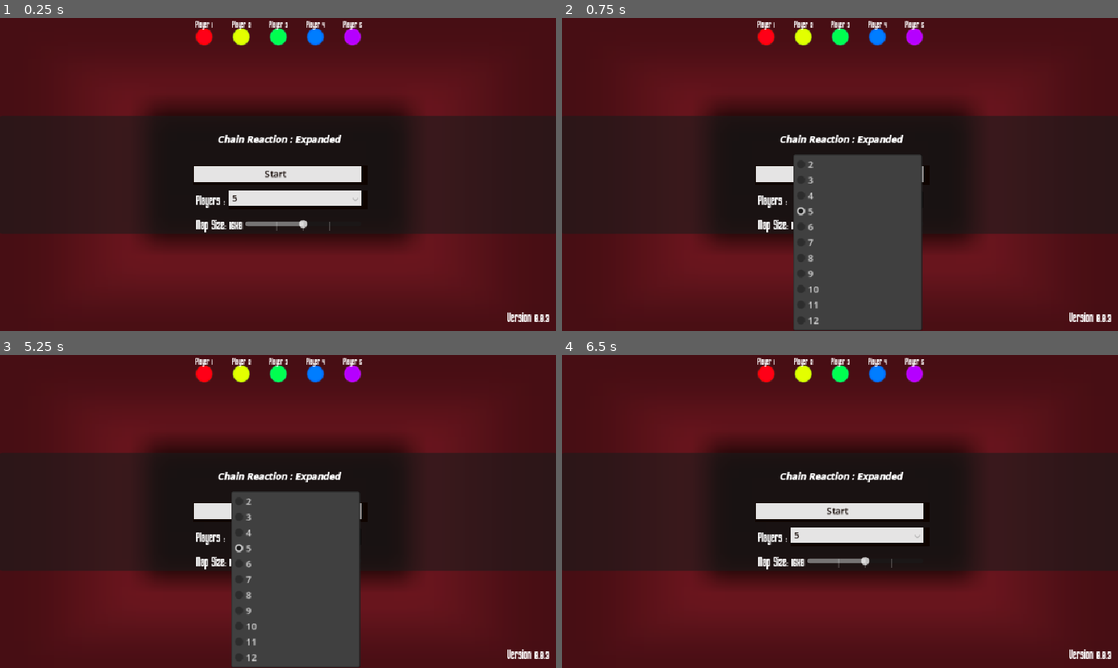
Above: before the commit, frames 1-4 (two rows, left to right).
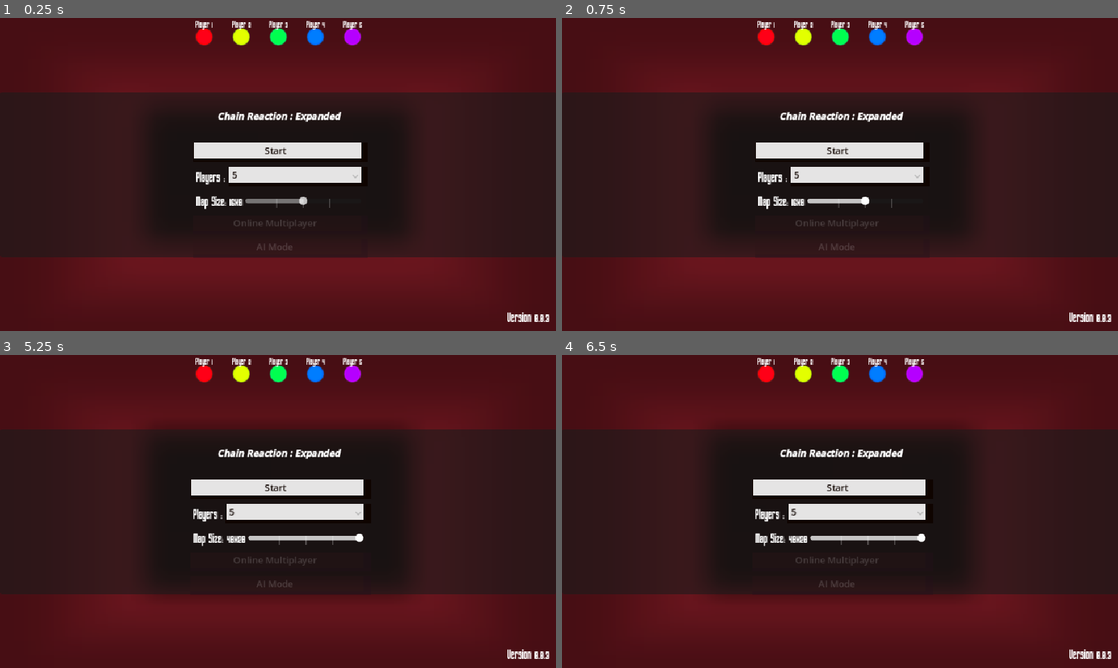
Above: after the commit, the same moments.

Repository: Meansofa/GodotPresets
Game: Godot game, scene res://main.tscn
Same seed, same stepped clock (60 frames per second), same inputs: the game is played once before the commit and once after it. The engine's default icon, where the game draws it, is replaced by a stand-in: a white triangle on a blue panel in a dark square. Sound files missing from this copy of the repository are replaced by a short silence.
Inputs (mouse positions are in pixels of both pictures, inside the frame that each line leads up to):
- Up to frame 1 (0.25 s): no input
- Up to frame 2 (0.75 s): click (867, 199) at 0.5 s
- Up to frame 3 (5.25 s): click (305, 552) at 1.27 s; click (305, 570) at 2.02 s; click (405, 536) at 2.77 s; click (389, 536) at 3.52 s; click (372, 536) at 4.27 s; click (355, 536) at 5.02 s
- Up to frame 4 (6.5 s): click (706, 436) at 5.77 s

The runs differ from the first frame. In frame 1, 17% of the frame differs, in the area x 0-100%, y 23-77%; in frame 2, 27%; in frame 3, 28%, in the area x 0-100%, y 23-100%; in frame 4, 19%.

Commit message:
Added gamemodes(that aren't implemented yet), added UI help for players

Diff:
--- a/Scenes/cell_spawner.tscn
+++ b/Scenes/cell_spawner.tscn
@@ -43,6 +43,9 @@
 	PlayerData.connect(\"player_change\", _is_current_player_spawner_owner)
 
 func _on_pressed() -> void:
+	if PlayerData.simulation_playing: #check if there are still cells moving/popping meaning the player can't press anything yet not until it's finished
+		return
+
 	if spawner_owner == -1: #if no owner of this spawner,
 		if PlayerData.is_player_still_inGame(PlayerData.current_player): #check if the current player is in the game
 			spawner_owner = PlayerData.current_player #assign the current player as the owner
--- a/Scripts/Global Scripts/player_data.gd
+++ b/Scripts/Global Scripts/player_data.gd
@@ -21,6 +21,7 @@
 signal player_change #emit signal everytime the current player has changed
 signal game_finished #when there is a winner
 signal player_count_changed #emitted when the amount of players when choosing how many players to play changes
+
 
 func _ready() -> void:
 	print(self.name, "> Instantiated")
--- a/Themes/OuterWilds.tres
+++ b/Themes/MainMenu.tres
@@ -1,6 +1,16 @@
-[gd_resource type="Theme" load_steps=3 format=3 uid="uid://ccjkt4x566cc"]
+[gd_resource type="Theme" load_steps=4 format=3 uid="uid://ccjkt4x566cc"]
 
 [ext_resource type="FontFile" uid="uid://bqmr8sd7u3rea" path="res://Themes/ATOMIC__.TTF" id="1_ts4dj"]
+
+[sub_resource type="StyleBoxFlat" id="StyleBoxFlat_i5fhn"]
+bg_color = Color(0.172549, 0.0823529, 0.0901961, 1)
+border_width_right = 12
+border_width_bottom = 6
+border_color = Color(0.14, 0.0504, 0.0966934, 1)
+expand_margin_left = 5.0
+expand_margin_top = 2.0
+expand_margin_right = 12.0
+expand_margin_bottom = 2.0
 
 [sub_resource type="StyleBoxFlat" id="StyleBoxFlat_4txw1"]
 bg_color = Color(0.898039, 0.894118, 0.894118, 1)
@@ -16,7 +26,11 @@
 
 [resource]
 Button/colors/font_color = Color(0.0588235, 0.0156863, 0, 1)
+Button/colors/font_disabled_color = Color(1, 1, 1, 0.501961)
+Button/fonts/font = null
+Button/styles/disabled = SubResource("StyleBoxFlat_i5fhn")
 Button/styles/normal = SubResource("StyleBoxFlat_4txw1")
+PanelContainer/styles/panel = null
 RichTextLabel/font_sizes/bold_italics_font_size = 16
 RichTextLabel/font_sizes/normal_font_size = 24
 RichTextLabel/fonts/bold_italics_font = null
--- a/main.tscn
+++ b/main.tscn
@@ -1,10 +1,10 @@
-[gd_scene load_steps=36 format=4 uid="uid://cunlaacoggqyv"]
+[gd_scene load_steps=37 format=4 uid="uid://cunlaacoggqyv"]
 
 [ext_resource type="Script" uid="uid://cow608qcxtkcm" path="res://main.gd" id="1_pihtv"]
 [ext_resource type="Script" uid="uid://1ocx2kqcmuqm" path="res://Scripts/zoom_camera.gd" id="2_i3drp"]
 [ext_resource type="PackedScene" uid="uid://diimhw6lk5yth" path="res://Scenes/cell_spawner.tscn" id="3_4xfu3"]
 [ext_resource type="Script" uid="uid://bxahqirdiwl02" path="res://Scripts/Map.gd" id="4_0b7oy"]
-[ext_resource type="Theme" uid="uid://ccjkt4x566cc" path="res://Themes/OuterWilds.tres" id="5_vutah"]
+[ext_resource type="Theme" uid="uid://ccjkt4x566cc" path="res://Themes/MainMenu.tres" id="5_vutah"]
 [ext_resource type="PackedScene" uid="uid://cs86oyinomu1d" path="res://Scenes/player_1.tscn" id="6_5gkat"]
 [ext_resource type="Texture2D" uid="uid://dnm43a2vcl30d" path="res://Assets/Icons/restart_icon.png" id="7_v0cpn"]
 [ext_resource type="AudioStream" uid="uid://cntads1w7sujf" path="res://Assets/SFX/button_click.wav" id="10_4c57u"]
@@ -193,7 +193,7 @@
 extends Control
 
 func _input(event: InputEvent) -> void:
-	if Input.is_action_just_pressed(\"Escape\"):
+	if Input.is_action_just_pressed(\"Escape\") and !%MainMenu.visible:
 		_toggle_menu()
 
 func _ready() -> void:
@@ -205,6 +205,7 @@
 func _toggle_menu():
 	#%MainMenu.visible = !%MainMenu.visible
 	#%UI.visible = !%UI.visible
+	%In_Game_UI.visible = false
 	%WinnerPanel.visible = false
 	GameState.emit_signal(\"restart\")
 "
@@ -220,12 +221,16 @@
 func _on_pressed() -> void:
 	_hide_title_screen()
 	_hide_UI()
+	_show_in_game_ui()
 
 func _hide_title_screen():
 	%MainMenu.visible = false
 
 func _hide_UI():
 	%UI.visible = false
+
+func _show_in_game_ui():
+	%In_Game_UI.visible = true
 "
 
 [sub_resource type="GDScript" id="GDScript_jhgu0"]
@@ -308,6 +313,17 @@
 func _show_winner_panel(player : String):
 	text = \"[center][b][i]\" + player + \" Won!\"
 	get_parent().visible = true
+"
+
+[sub_resource type="GDScript" id="GDScript_4c57u"]
+resource_name = "Player_Turn"
+script/source = "extends RichTextLabel
+
+func _ready() -> void:
+	PlayerData.connect(\"player_change\", change_player)
+
+func change_player():
+	text = \"[center]Player \" + str(PlayerData.current_player + 1) + \"'s Turn\"
 "
 
 [sub_resource type="Shader" id="Shader_v2yx8"]
@@ -579,7 +595,6 @@
 offset_bottom = 540.0
 mouse_filter = 2
 script = SubResource("GDScript_0obg5")
-metadata/_edit_lock_ = true
 
 [node name="PanelContainer" type="PanelContainer" parent="UI Canvas/Main_Control/MainMenu"]
 layout_mode = 1
@@ -597,11 +612,11 @@
 layout_mode = 2
 ratio = 0.5
 
-[node name="VBoxContainer" type="VBoxContainer" parent="UI Canvas/Main_Control/MainMenu/PanelContainer/CenterContainer"]
+[node name="Components" type="VBoxContainer" parent="UI Canvas/Main_Control/MainMenu/PanelContainer/CenterContainer"]
 layout_mode = 2
 theme_override_constants/separation = 12
 
-[node name="Title" type="RichTextLabel" parent="UI Canvas/Main_Control/MainMenu/PanelContainer/CenterContainer/VBoxContainer"]
+[node name="Title" type="RichTextLabel" parent="UI Canvas/Main_Control/MainMenu/PanelContainer/CenterContainer/Components"]
 layout_mode = 2
 bbcode_enabled = true
 text = "
@@ -610,24 +625,24 @@
 "
 fit_content = true
 
-[node name="Start" type="Button" parent="UI Canvas/Main_Control/MainMenu/PanelContainer/CenterContainer/VBoxContainer" groups=["Buttons"]]
+[node name="Start" type="Button" parent="UI Canvas/Main_Control/MainMenu/PanelContainer/CenterContainer/Components" groups=["Buttons"]]
 layout_mode = 2
 mouse_default_cursor_shape = 2
 text = "Start
 "
 script = SubResource("GDScript_qpbas")
 
-[node name="Player_Count" type="HBoxContainer" parent="UI Canvas/Main_Control/MainMenu/PanelContainer/CenterContainer/VBoxContainer"]
-layout_mode = 2
-
-[node name="RichTextLabel" type="RichTextLabel" parent="UI Canvas/Main_Control/MainMenu/PanelContainer/CenterContainer/VBoxContainer/Player_Count"]
+[node name="Player_Count" type="HBoxContainer" parent="UI Canvas/Main_Control/MainMenu/PanelContainer/CenterContainer/Components"]
+layout_mode = 2
+
+[node name="RichTextLabel" type="RichTextLabel" parent="UI Canvas/Main_Control/MainMenu/PanelContainer/CenterContainer/Components/Player_Count"]
 layout_mode = 2
 bbcode_enabled = true
 text = "Players : "
 fit_content = true
 autowrap_mode = 0
 
-[node name="Amount" type="OptionButton" parent="UI Canvas/Main_Control/MainMenu/PanelContainer/CenterContainer/VBoxContainer/Player_Count" groups=["Buttons"]]
+[node name="Amount" type="OptionButton" parent="UI Canvas/Main_Control/MainMenu/PanelContainer/CenterContainer/Components/Player_Count" groups=["Buttons"]]
 layout_mode = 2
 size_flags_horizontal = 3
 focus_mode = 0
@@ -659,10 +674,10 @@
 script = SubResource("GDScript_jhgu0")
 add_players = 3
 
-[node name="Map Change" type="HBoxContainer" parent="UI Canvas/Main_Control/MainMenu/PanelContainer/CenterContainer/VBoxContainer"]
-layout_mode = 2
-
-[node name="MapLabel" type="RichTextLabel" parent="UI Canvas/Main_Control/MainMenu/PanelContainer/CenterContainer/VBoxContainer/Map Change"]
+[node name="Map Change" type="HBoxContainer" parent="UI Canvas/Main_Control/MainMenu/PanelContainer/CenterContainer/Components"]
+layout_mode = 2
+
+[node name="MapLabel" type="RichTextLabel" parent="UI Canvas/Main_Control/MainMenu/PanelContainer/CenterContainer/Components/Map Change"]
 layout_mode = 2
 size_flags_horizontal = 4
 size_flags_vertical = 4
@@ -672,7 +687,7 @@
 autowrap_mode = 0
 script = SubResource("GDScript_f85ls")
 
-[node name="MapSize" type="HSlider" parent="UI Canvas/Main_Control/MainMenu/PanelContainer/CenterContainer/VBoxContainer/Map Change"]
+[node name="MapSize" type="HSlider" parent="UI Canvas/Main_Control/MainMenu/PanelContainer/CenterContainer/Components/Map Change"]
 custom_minimum_size = Vector2(200, 0)
 layout_mode = 2
 size_flags_horizontal = 4
@@ -682,6 +697,26 @@
 value = 40.0
 tick_count = 5
 script = SubResource("GDScript_6iiwh")
+
+[node name="Online Multiplayer" type="Button" parent="UI Canvas/Main_Control/MainMenu/PanelContainer/CenterContainer/Components" groups=["Buttons"]]
+self_modulate = Color(1, 1, 1, 0.352941)
+layout_mode = 2
+mouse_filter = 2
+mouse_default_cursor_shape = 2
+disabled = true
+text = "Online Multiplayer
+"
+script = SubResource("GDScript_qpbas")
+
+[node name="AI Mode" type="Button" parent="UI Canvas/Main_Control/MainMenu/PanelContainer/CenterContainer/Components" groups=["Buttons"]]
+self_modulate = Color(1, 1, 1, 0.352941)
+layout_mode = 2
+mouse_filter = 2
+mouse_default_cursor_shape = 2
+disabled = true
+text = "AI Mode
+"
+script = SubResource("GDScript_qpbas")
 
 [node name="WinnerPanel" type="PanelContainer" parent="UI Canvas/Main_Control"]
 unique_name_in_owner = true
@@ -722,6 +757,31 @@
 mouse_default_cursor_shape = 2
 text = "Restart?"
 script = SubResource("GDScript_s8lf3")
+
+[node name="In_Game_UI" type="Control" parent="UI Canvas"]
+unique_name_in_owner = true
+visible = false
+layout_mode = 3
+anchors_preset = 0
+offset_right = 960.0
+offset_bottom = 540.0
+mouse_filter = 2
+
+[node name="Player_Turn" type="PanelContainer" parent="UI Canvas/In_Game_UI"]
+custom_minimum_size = Vector2(960, 0)
+layout_mode = 0
+offset_right = 40.0
+offset_bottom = 40.0
+mouse_filter = 2
+
+[node name="Player_Turn_Label" type="RichTextLabel" parent="UI Canvas/In_Game_UI/Player_Turn"]
+layout_mode = 2
+mouse_filter = 2
+bbcode_enabled = true
+text = "[center]Player 1's Turn"
+fit_content = true
+vertical_alignment = 1
+script = SubResource("GDScript_4c57u")
 
 [node name="Background" type="CanvasLayer" parent="."]
 layer = -1
@@ -752,44 +812,46 @@
 script = SubResource("GDScript_efxa6")
 
 [connection signal="pressed" from="SpawnersLayer/Cell_spawner" to="SpawnersLayer/Cell_spawner" method="_on_pressed"]
-[connection signal="pressed" from="SpawnersLayer/@Button@68934" to="SpawnersLayer/@Button@68934" method="_on_pressed"]
-[connection signal="pressed" from="SpawnersLayer/@Button@68935" to="SpawnersLayer/@Button@68935" method="_on_pressed"]
-[connection signal="pressed" from="SpawnersLayer/@Button@68936" to="SpawnersLayer/@Button@68936" method="_on_pressed"]
-[connection signal="pressed" from="SpawnersLayer/@Button@68937" to="SpawnersLayer/@Button@68937" method="_on_pressed"]
-[connection signal="pressed" from="SpawnersLayer/@Button@68938" to="SpawnersLayer/@Button@68938" method="_on_pressed"]
-[connection signal="pressed" from="SpawnersLayer/@Button@68939" to="SpawnersLayer/@Button@68939" method="_on_pressed"]
-[connection signal="pressed" from="SpawnersLayer/@Button@68940" to="SpawnersLayer/@Button@68940" method="_on_pressed"]
-[connection signal="pressed" from="SpawnersLayer/@Button@68941" to="SpawnersLayer/@Button@68941" method="_on_pressed"]
-[connection signal="pressed" from="SpawnersLayer/@Button@68942" to="SpawnersLayer/@Button@68942" method="_on_pressed"]
-[connection signal="pressed" from="SpawnersLayer/@Button@68943" to="SpawnersLayer/@Button@68943" method="_on_pressed"]
-[connection signal="pressed" from="SpawnersLayer/@Button@68944" to="SpawnersLayer/@Button@68944" method="_on_pressed"]
-[connection signal="pressed" from="SpawnersLayer/@Button@68945" to="SpawnersLayer/@Button@68945" method="_on_pressed"]
-[connection signal="pressed" from="SpawnersLayer/@Button@68946" to="SpawnersLayer/@Button@68946" method="_on_pressed"]
-[connection signal="pressed" from="SpawnersLayer/@Button@68947" to="SpawnersLayer/@Button@68947" method="_on_pressed"]
-[connection signal="pressed" from="SpawnersLayer/@Button@68948" to="SpawnersLayer/@Button@68948" method="_on_pressed"]
-[connection signal="pressed" from="SpawnersLayer/@Button@68949" to="SpawnersLayer/@Button@68949" method="_on_pressed"]
-[connection signal="pressed" from="SpawnersLayer/@Button@68950" to="SpawnersLayer/@Button@68950" method="_on_pressed"]
-[connection signal="pressed" from="SpawnersLayer/@Button@68951" to="SpawnersLayer/@Button@68951" method="_on_pressed"]
-[connection signal="pressed" from="SpawnersLayer/@Button@68952" to="SpawnersLayer/@Button@68952" method="_on_pressed"]
-[connection signal="pressed" from="SpawnersLayer/@Button@68953" to="SpawnersLayer/@Button@68953" method="_on_pressed"]
-[connection signal="pressed" from="SpawnersLayer/@Button@68954" to="SpawnersLayer/@Button@68954" method="_on_pressed"]
-[connection signal="pressed" from="SpawnersLayer/@Button@68955" to="SpawnersLayer/@Button@68955" method="_on_pressed"]
-[connection signal="pressed" from="SpawnersLayer/@Button@68956" to="SpawnersLayer/@Button@68956" method="_on_pressed"]
-[connection signal="pressed" from="SpawnersLayer/@Button@68957" to="SpawnersLayer/@Button@68957" method="_on_pressed"]
-[connection signal="pressed" from="SpawnersLayer/@Button@68958" to="SpawnersLayer/@Button@68958" method="_on_pressed"]
-[connection signal="pressed" from="SpawnersLayer/@Button@68959" to="SpawnersLayer/@Button@68959" method="_on_pressed"]
-[connection signal="pressed" from="SpawnersLayer/@Button@68960" to="SpawnersLayer/@Button@68960" method="_on_pressed"]
-[connection signal="pressed" from="SpawnersLayer/@Button@68961" to="SpawnersLayer/@Button@68961" method="_on_pressed"]
-[connection signal="pressed" from="SpawnersLayer/@Button@68962" to="SpawnersLayer/@Button@68962" method="_on_pressed"]
-[connection signal="pressed" from="SpawnersLayer/@Button@68963" to="SpawnersLayer/@Button@68963" method="_on_pressed"]
-[connection signal="pressed" from="SpawnersLayer/@Button@68964" to="SpawnersLayer/@Button@68964" method="_on_pressed"]
+[connection signal="pressed" from="SpawnersLayer/@Button@111186" to="SpawnersLayer/@Button@111186" method="_on_pressed"]
+[connection signal="pressed" from="SpawnersLayer/@Button@111187" to="SpawnersLayer/@Button@111187" method="_on_pressed"]
+[connection signal="pressed" from="SpawnersLayer/@Button@111188" to="SpawnersLayer/@Button@111188" method="_on_pressed"]
+[connection signal="pressed" from="SpawnersLayer/@Button@111189" to="SpawnersLayer/@Button@111189" method="_on_pressed"]
+[connection signal="pressed" from="SpawnersLayer/@Button@111190" to="SpawnersLayer/@Button@111190" method="_on_pressed"]
+[connection signal="pressed" from="SpawnersLayer/@Button@111191" to="SpawnersLayer/@Button@111191" method="_on_pressed"]
+[connection signal="pressed" from="SpawnersLayer/@Button@111192" to="SpawnersLayer/@Button@111192" method="_on_pressed"]
+[connection signal="pressed" from="SpawnersLayer/@Button@111193" to="SpawnersLayer/@Button@111193" method="_on_pressed"]
+[connection signal="pressed" from="SpawnersLayer/@Button@111194" to="SpawnersLayer/@Button@111194" method="_on_pressed"]
+[connection signal="pressed" from="SpawnersLayer/@Button@111195" to="SpawnersLayer/@Button@111195" method="_on_pressed"]
+[connection signal="pressed" from="SpawnersLayer/@Button@111196" to="SpawnersLayer/@Button@111196" method="_on_pressed"]
+[connection signal="pressed" from="SpawnersLayer/@Button@111197" to="SpawnersLayer/@Button@111197" method="_on_pressed"]
+[connection signal="pressed" from="SpawnersLayer/@Button@111198" to="SpawnersLayer/@Button@111198" method="_on_pressed"]
+[connection signal="pressed" from="SpawnersLayer/@Button@111199" to="SpawnersLayer/@Button@111199" method="_on_pressed"]
+[connection signal="pressed" from="SpawnersLayer/@Button@111200" to="SpawnersLayer/@Button@111200" method="_on_pressed"]
+[connection signal="pressed" from="SpawnersLayer/@Button@111201" to="SpawnersLayer/@Button@111201" method="_on_pressed"]
+[connection signal="pressed" from="SpawnersLayer/@Button@111202" to="SpawnersLayer/@Button@111202" method="_on_pressed"]
+[connection signal="pressed" from="SpawnersLayer/@Button@111203" to="SpawnersLayer/@Button@111203" method="_on_pressed"]
+[connection signal="pressed" from="SpawnersLayer/@Button@111204" to="SpawnersLayer/@Button@111204" method="_on_pressed"]
+[connection signal="pressed" from="SpawnersLayer/@Button@111205" to="SpawnersLayer/@Button@111205" method="_on_pressed"]
+[connection signal="pressed" from="SpawnersLayer/@Button@111206" to="SpawnersLayer/@Button@111206" method="_on_pressed"]
+[connection signal="pressed" from="SpawnersLayer/@Button@111207" to="SpawnersLayer/@Button@111207" method="_on_pressed"]
+[connection signal="pressed" from="SpawnersLayer/@Button@111208" to="SpawnersLayer/@Button@111208" method="_on_pressed"]
+[connection signal="pressed" from="SpawnersLayer/@Button@111209" to="SpawnersLayer/@Button@111209" method="_on_pressed"]
+[connection signal="pressed" from="SpawnersLayer/@Button@111210" to="SpawnersLayer/@Button@111210" method="_on_pressed"]
+[connection signal="pressed" from="SpawnersLayer/@Button@111211" to="SpawnersLayer/@Button@111211" method="_on_pressed"]
+[connection signal="pressed" from="SpawnersLayer/@Button@111212" to="SpawnersLayer/@Button@111212" method="_on_pressed"]
+[connection signal="pressed" from="SpawnersLayer/@Button@111213" to="SpawnersLayer/@Button@111213" method="_on_pressed"]
+[connection signal="pressed" from="SpawnersLayer/@Button@111214" to="SpawnersLayer/@Button@111214" method="_on_pressed"]
+[connection signal="pressed" from="SpawnersLayer/@Button@111215" to="SpawnersLayer/@Button@111215" method="_on_pressed"]
+[connection signal="pressed" from="SpawnersLayer/@Button@111216" to="SpawnersLayer/@Button@111216" method="_on_pressed"]
 [connection signal="pressed" from="UI Canvas/Main_Control/UI/RestartButton" to="UI Canvas/Main_Control/UI/RestartButton" method="_on_pressed"]
 [connection signal="pressed" from="UI Canvas/Main_Control/UI/MuteButton" to="UI Canvas/Main_Control/UI/MuteButton" method="_on_pressed"]
 [connection signal="visibility_changed" from="UI Canvas/Main_Control/MainMenu" to="ZoomCamera" method="_on_main_menu_visibility_changed"]
 [connection signal="visibility_changed" from="UI Canvas/Main_Control/MainMenu" to="UI Canvas/Main_Control/LOD" method="_on_title_screen_visibility_changed"]
-[connection signal="pressed" from="UI Canvas/Main_Control/MainMenu/PanelContainer/CenterContainer/VBoxContainer/Start" to="UI Canvas/Main_Control/MainMenu/PanelContainer/CenterContainer/VBoxContainer/Start" method="_on_pressed"]
-[connection signal="item_selected" from="UI Canvas/Main_Control/MainMenu/PanelContainer/CenterContainer/VBoxContainer/Player_Count/Amount" to="UI Canvas/Main_Control/UI/Player_Display" method="_on_option_button_item_selected"]
-[connection signal="value_changed" from="UI Canvas/Main_Control/MainMenu/PanelContainer/CenterContainer/VBoxContainer/Map Change/MapSize" to="SpawnersLayer" method="_on_map_size_value_changed"]
-[connection signal="value_changed" from="UI Canvas/Main_Control/MainMenu/PanelContainer/CenterContainer/VBoxContainer/Map Change/MapSize" to="ZoomCamera" method="_on_h_slider_value_changed"]
+[connection signal="pressed" from="UI Canvas/Main_Control/MainMenu/PanelContainer/CenterContainer/Components/Start" to="UI Canvas/Main_Control/MainMenu/PanelContainer/CenterContainer/Components/Start" method="_on_pressed"]
+[connection signal="item_selected" from="UI Canvas/Main_Control/MainMenu/PanelContainer/CenterContainer/Components/Player_Count/Amount" to="UI Canvas/Main_Control/UI/Player_Display" method="_on_option_button_item_selected"]
+[connection signal="value_changed" from="UI Canvas/Main_Control/MainMenu/PanelContainer/CenterContainer/Components/Map Change/MapSize" to="SpawnersLayer" method="_on_map_size_value_changed"]
+[connection signal="value_changed" from="UI Canvas/Main_Control/MainMenu/PanelContainer/CenterContainer/Components/Map Change/MapSize" to="ZoomCamera" method="_on_h_slider_value_changed"]
+[connection signal="pressed" from="UI Canvas/Main_Control/MainMenu/PanelContainer/CenterContainer/Components/Online Multiplayer" to="UI Canvas/Main_Control/MainMenu/PanelContainer/CenterContainer/Components/Online Multiplayer" method="_on_pressed"]
+[connection signal="pressed" from="UI Canvas/Main_Control/MainMenu/PanelContainer/CenterContainer/Components/AI Mode" to="UI Canvas/Main_Control/MainMenu/PanelContainer/CenterContainer/Components/AI Mode" method="_on_pressed"]
 [connection signal="visibility_changed" from="UI Canvas/Main_Control/WinnerPanel" to="UI Canvas/Main_Control/LOD" method="_on_winner_panel_visibility_changed"]
 [connection signal="pressed" from="UI Canvas/Main_Control/WinnerPanel/Restart/RestartButton" to="UI Canvas/Main_Control/WinnerPanel/Restart/RestartButton" method="_on_pressed"]
--- a/project.godot
+++ b/project.godot
@@ -10,10 +10,14 @@
 
 [application]
 
-config/name="Chain Reaction"
+config/name="Chain Reaction : Expanded"
+config/description="The good old classic Chain Reaction Game with more to offer for players."
+config/version="0.0.3"
 run/main_scene="res://main.tscn"
 config/features=PackedStringArray("4.4", "GL Compatibility")
-config/icon="uid://5x6gcisq3ddl"
+boot_splash/bg_color=Color(0.0588235, 0.0156863, 0, 1)
+boot_splash/image="uid://bmw15b42dc46g"
+config/icon="uid://bmw15b42dc46g"
 
 [autoload]
 
Binary file added: Assets/Icons/Cover.png
Not shown, added: Assets/Icons/Cover.png.import
Binary file added: Themes/Eraser.ttf
Not shown, added: Themes/Eraser.ttf.import
Not shown, changed: export_presets.cfg
